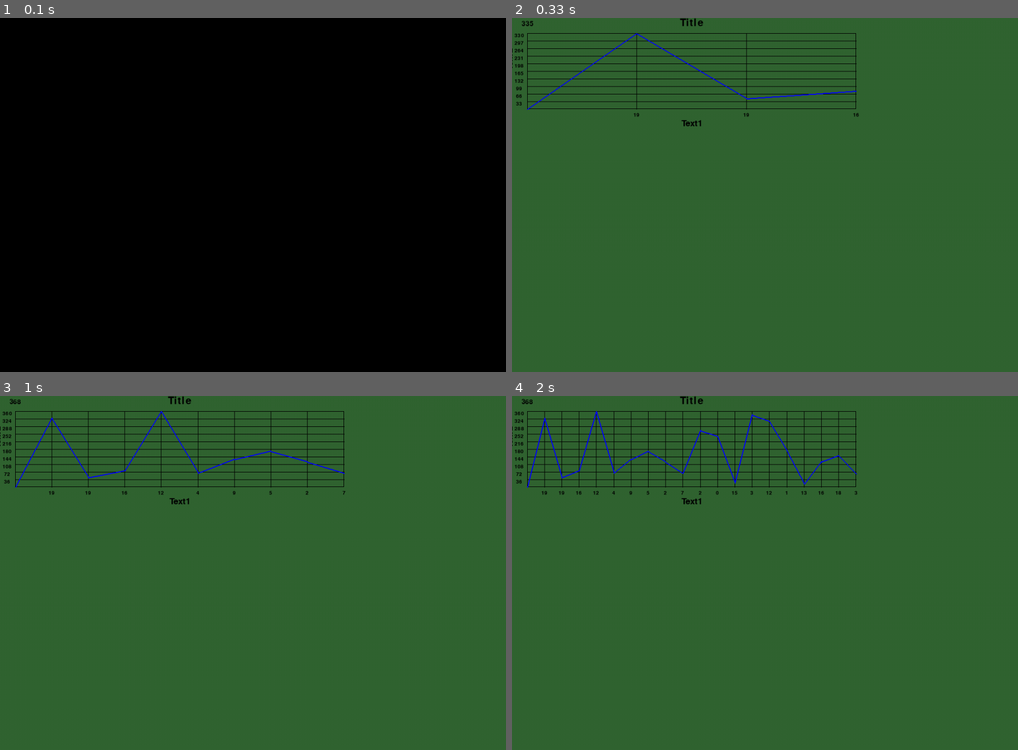
Above: before the commit, frames 1-4 (two rows, left to right).
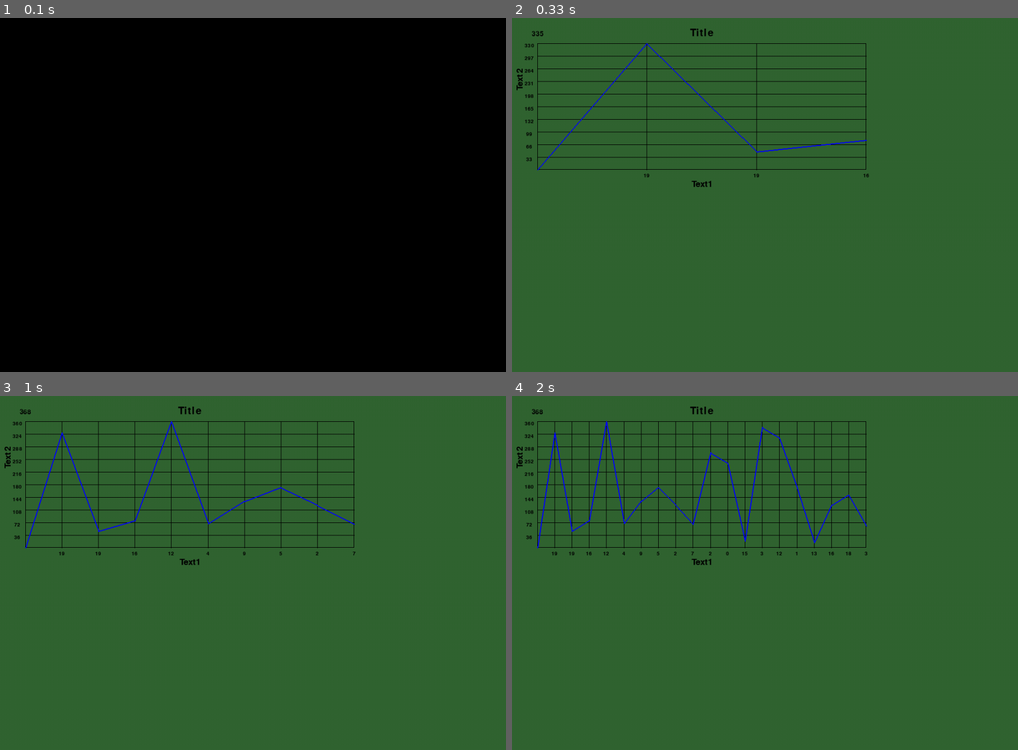
Above: after the commit, the same moments.

Repository: vallenov/pygamegraph
Game: pygame game, started from example.py
Two runs of this game, one before a commit and one after it. Both use one fixed random seed, a clock stepped at 60 frames per second and the inputs below.
Inputs:
- Up to frame 1 (0.1 s): no input
- Up to frame 2 (0.33 s): no input
- Up to frame 3 (1 s): no input
- Up to frame 4 (2 s): no input

Frame 1 is identical in both runs. In frame 2, 4.1% of the frame differs, in the area x 0-71%, y 0-48%; in frame 3, 4.8%; in frame 4, 6.0%.

Commit message:
small changes

Diff:
--- a/example.py
+++ b/example.py
@@ -26,10 +26,10 @@
         graph = BaseGraph(
             x=first,
             y=second,
-            size=(650, 150)
+            size=(650, 250)
         )
-        graph.rect.left = 30  # left graph edge
-        graph.rect.top = 30  # top graph edge
+        graph.rect.left = 50  # left graph edge
+        graph.rect.top = 50  # top graph edge
 
         graph.title.text = 'Title'
         graph.title.size = 30
